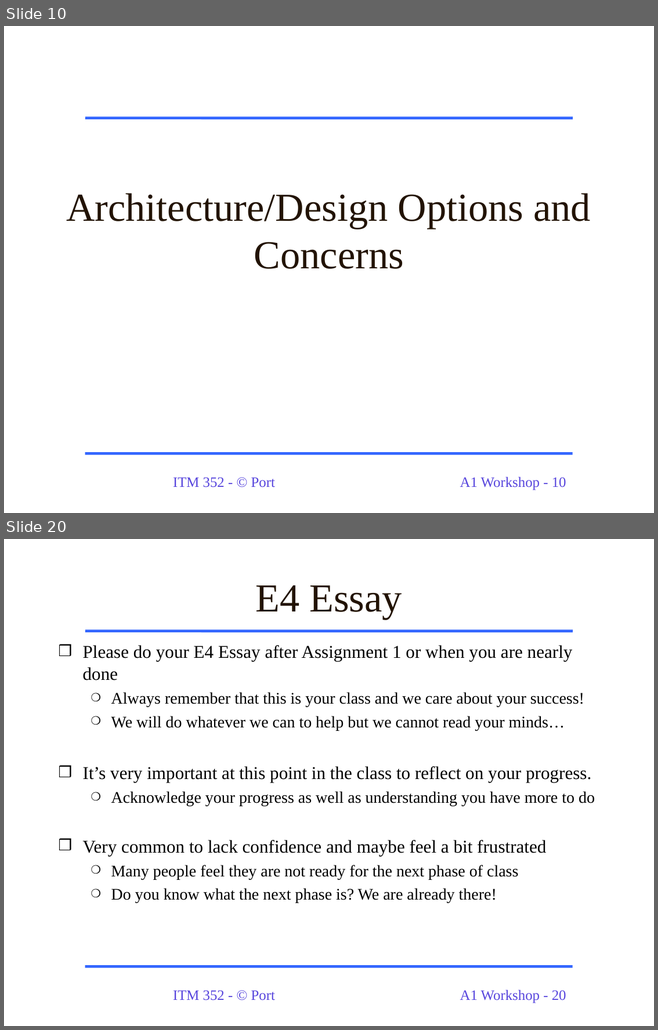
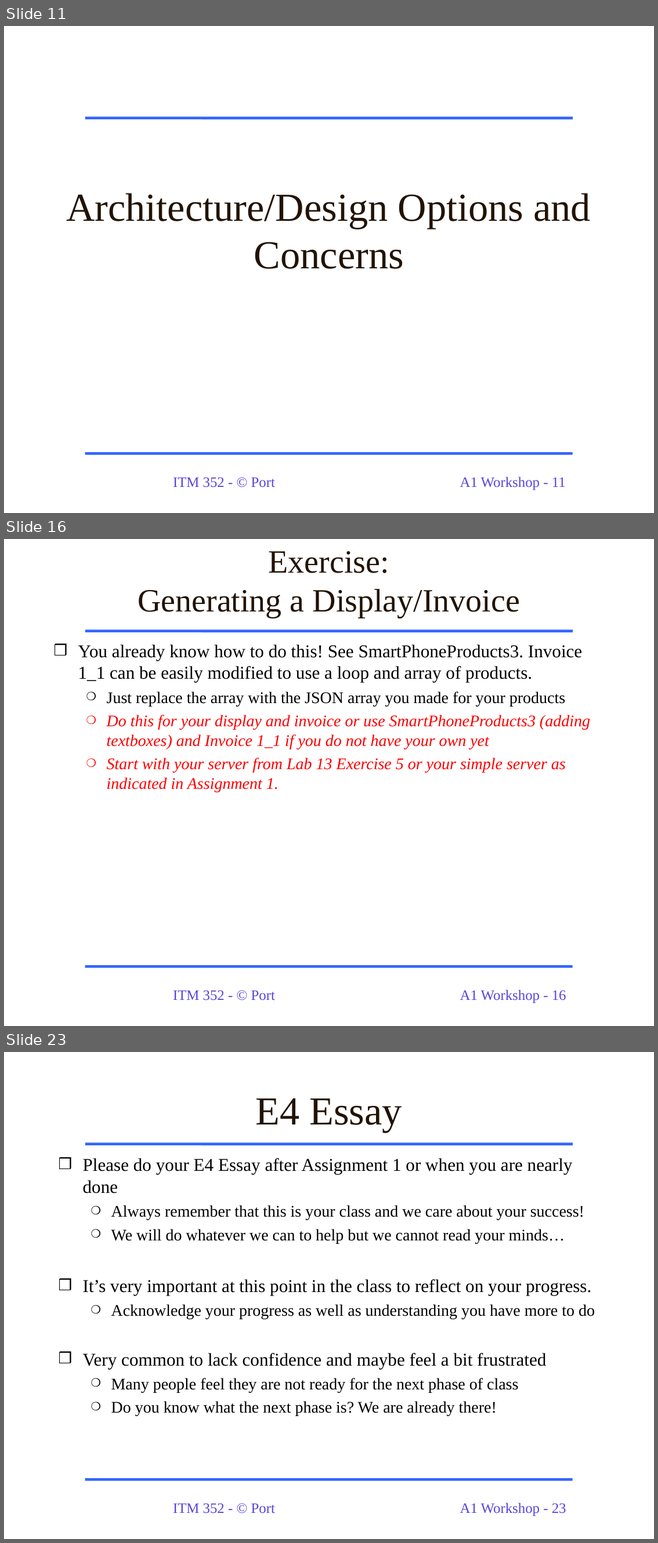
Before and after one commit to dport96/ITM352, a slide deck: morea/130.Assignment1/A1_Workshop_ITM352.ppt. Shown one above the other, each under a label of ours: slides 10 and 20 before the commit, slides 11, 16 and 23 after it; the slides between them are not shown. The pictures are 658x1030 and 658x1543 pixels, drawn with LibreOffice and Linux fonts; fonts in the diff are those of the drawing. Boxes give left, top, right and bottom in pixels: in the first picture for what was removed or moved away, otherwise in the second. Text is boxed around its words. In the diff, an @@ line names an element or a change of style, - is before the commit and + after.

```diff
--- a/morea/130.Assignment1/A1_Workshop_ITM352.ppt
+++ b/morea/130.Assignment1/A1_Workshop_ITM352.ppt
@@ slide 16 added at [4, 539, 654, 1026], background #FFFFFF; not listed: 4 template elements that a slide beside it also shows @@
@@ title added at [137, 551, 520, 618], 36 pt, text #221304 @@
+Exercise:
+Generating a Display/Invoice
@@ text added at [78, 645, 590, 792], 18 pt, text #FF0000, italic @@
+❒ You already know how to do this! See SmartPhoneProducts3. Invoice 1_1 can be easily modified to use a loop and array of products.
+  ❍ Just replace the array with the JSON array you made for your products
+  ❍ Do this for your display and invoice or use SmartPhoneProducts3 (adding textboxes) and Invoice 1_1 if you do not have your own yet
+  ❍ Start with your server from Lab 13 Exercise 5 or your simple server as indicated in Assignment 1.
@@ what was slide 10 is now slide 11 @@
@@ page number at [460, 477, 565, 491]: text changed @@
-A1 Workshop - 10
+A1 Workshop - 11
@@ what was slide 20 is now slide 23 @@
@@ page number at [460, 1503, 566, 1517]: text changed @@
-A1 Workshop - 20
+A1 Workshop - 23
```
Also in this commit, not shown: 8 slides changed, 4 other slides added, 2 slides removed, 2 other files.
